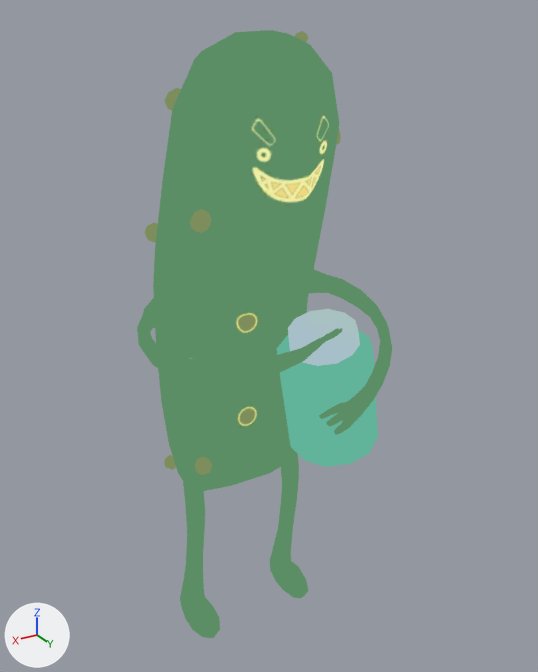
One commit to the glTF model godot/assets/models/battle/summons/Pickler.glb: the scene before it, then after it.
Before and after are seen from a 50 mm camera at (0.1049, 0.1955, 0.2015) aimed at (-0.0065, 0.0098, 0.1086). Lighting does not change. The marker at lower left points along +X, +Y and +Z. The first picture is the older version. Both versions are drawn at frame 31 of the action 'Pickler_Idle'; the numbers are the values there. Vertices at exactly the same position are counted once.

The first picture shows 'Pickler.001'.
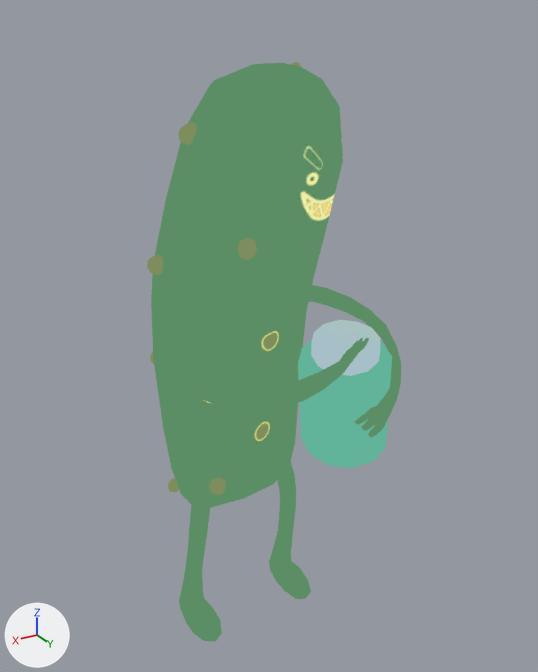
The change, as a list of edits to the scene's bpy script:
```text
Change me_pickler:
    used by ob_pickler_001; parent = ob_pickler; location = (0.0, 0.0, 0.0); rotation_euler = (1.571, 0.0, 0.0), in degrees (90, 0, 0); scale = (0.0304, 0.0304, 0.0304)
    remove me_pickler.from_pydata(...)  # 1005 vertices, 1868 faces; spans x -22.7..25.5, y -1.0..130.1, z -34.8..18.5
    add me_pickler.from_pydata(...)  # 1005 vertices, 1868 faces; spans x -0.8..0.7, y -0.6..1.0, z 0.0..3.8
    me_pickler part 1: the loose piece of 26 vertices spanning x -18.7..-15.0, y 109.1..113.3, z -10.6..-7.1 is scaled about its middle by (0.0268, 0.00326, -0.00197), then moved by (16.3, -111.3, 12.1)
    me_pickler part 2: the loose piece of 26 vertices spanning x 11.3..15.0, y 97.2..101.4, z -14.0..-10.5 is scaled about its middle by (0.0266, -0.000992, -0.00112), then moved by (-12.9, -98.8, 15.1)
    me_pickler part 3: the loose piece of 25 vertices spanning x 10.0..13.9, y 43.5..47.5, z -8.7..-4.8 is scaled about its middle by (0.027, 0.00193, 1.25e-05), then moved by (-11.6, -45.2, 8.0)
    me_pickler part 4: the loose piece of 25 vertices spanning x 12.9..16.1, y 39.2..42.4, z 3.1..6.3 is scaled about its middle by (0.031, 0.000839, 0.000338), then moved by (-14.0, -40.8, -3.5)
    me_pickler part 5: the loose piece of 61 vertices spanning x 11.8..15.6, y 90.4..94.6, z 6.1..9.8 is scaled about its middle by (0.0286, -0.00211, 0.00169), then moved by (-13.2, -92.6, -5.3)
    me_pickler part 6: the loose piece of 25 vertices spanning x 8.4..12.2, y 116.0..120.4, z 0.2..4.0 is scaled about its middle by (0.0293, 0.00065, -0.00328), then moved by (-10.0, -118.1, 1.3)
    me_pickler part 7: the loose piece of 26 vertices spanning x -10.6..-7.9, y 127.3..129.9, z -10.5..-7.9 is scaled about its middle by (0.0256, -0.00292, 0), then moved by (8.9, -128.5, 12.9)
    me_pickler part 8: the loose piece of 63 vertices spanning x 8.7..16.1, y -1.0..39.2, z -9.5..4.5 is turned 87.4 degrees about the x axis through the mesh origin and scaled by 0.028
    me_pickler part 9: the loose piece of 63 vertices spanning x -16.3..-8.7, y -0.8..39.2, z -9.4..4.5 is turned 94.3 degrees about the x axis through the mesh origin and scaled by 0.0281
    me_pickler part 10: the loose piece of 141 vertices spanning x -6.0..25.5, y 74.3..83.5, z -30.8..2.4 is multiplied about the mesh origin by the matrix ((0.029, 0.0, 0.009), (0.009, 0.0, -0.029), (0.0, 0.03, 0.0))
    me_pickler part 11: the loose piece of 60 vertices spanning x -18.9..3.2, y 51.2..81.4, z -33.5..-13.1 is multiplied about the mesh origin by the matrix ((0.029, 0.0, 0.009), (0.009, 0.0, -0.029), (0.0, 0.03, 0.0))
    me_pickler part 12: the loose piece of 141 vertices spanning x -22.7..0.2, y 62.2..83.6, z -34.8..2.1 is multiplied about its middle by the matrix ((0.031, 0.0, 0.009), (0.009, -0.001, -0.031), (0.0, 0.032, -0.001)), then moved by (10.8, -72.6, 18.5)
    me_pickler part 13: 157 of 1005 vertices moved; they spanned x -16.9..15.9, y 33.7..130.1, z -21.8..18.0 and now span x -0.6..0.5, y -0.6..0.6, z 0.9..3.8; mean shift (0.9, -80.7, 5.0); largest move (-3.2, 130.1, -9.7) -> (-0.2, 0.2, 3.8)
    other edits to the shape of me_pickler do not show in these pictures
Change ob_pickler_001:
    remove ob_pickler_001.parent = ob_pickler
    ob_pickler_001.rotation_euler: (1.571, 0.0, 0.0) -> (0.0, 0.0, 0.0)  # degrees (90, 0, 0) -> degrees (0, 0, 0)
    ob_pickler_001.scale: (0.0304, 0.0304, 0.0304) -> (0.05, 0.05, 0.05)
```

Where the change shows, as pixel boxes [x1, y1, x2, y2] in the pictures (538 x 672 px; the box of a moved part takes in the faces that stretch with it):
'Pickler.001', reshaped, rescaled, moved, turned
    before: [137, 30, 392, 638]
    after: [147, 62, 401, 641]
part 1 of me_pickler, moved or reshaped (not visible afterwards)
    before: [336, 130, 341, 145]
part 2 of me_pickler, moved or reshaped
    before: [190, 209, 211, 233]
    after: [237, 238, 257, 260]
part 3 of me_pickler, moved or reshaped
    before: [195, 457, 212, 475]
    after: [209, 477, 226, 495]
part 4 of me_pickler, moved or reshaped
    before: [164, 455, 176, 470]
    after: [168, 478, 179, 492]
part 5 of me_pickler, moved or reshaped
    before: [145, 223, 158, 243]
    after: [147, 255, 163, 275]
part 6 of me_pickler, moved or reshaped
    before: [165, 88, 181, 110]
    after: [178, 121, 197, 145]
part 7 of me_pickler, moved or reshaped
    before: [295, 31, 308, 42]
    after: [291, 62, 301, 67]
part 8 of me_pickler, moved or reshaped
    before: [180, 482, 220, 638]
    after: [179, 504, 222, 641]
part 9 of me_pickler, moved or reshaped
    before: [270, 452, 308, 598]
    after: [269, 462, 311, 599]
part 10 of me_pickler, moved or reshaped
    before: [137, 290, 343, 384]
    after: [164, 321, 369, 409]
part 11 of me_pickler, moved or reshaped
    before: [277, 309, 378, 467]
    after: [298, 320, 392, 468]
part 12 of me_pickler, moved or reshaped
    before: [309, 270, 392, 435]
    after: [309, 285, 401, 437]
part 13 of me_pickler, moved or reshaped
    before: [153, 30, 339, 491]
    after: [151, 63, 343, 508]
